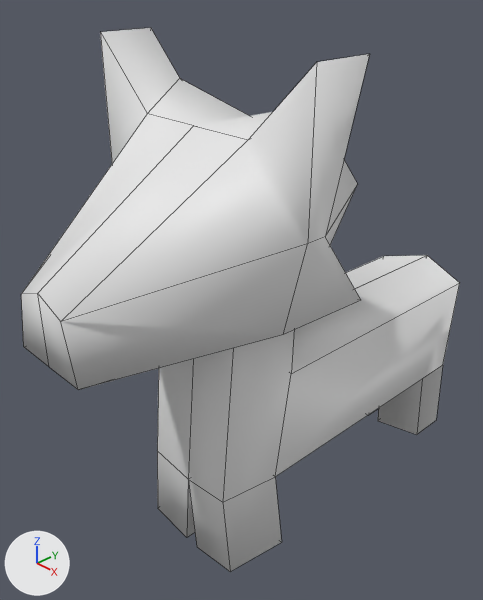
A saved change to the Blender file assets/objects/dogthing.blend.
One viewpoint serves both versions: a camera (50 mm lens) standing at (0.415, -0.466, 0.57) and looking at (-0.031, -0.042, 0.252). The lights are fixed; the arrows at lower left show +X, +Y and +Z. Mesh edges are drawn as thin lines. Materials are left out; every surface is plain grey.
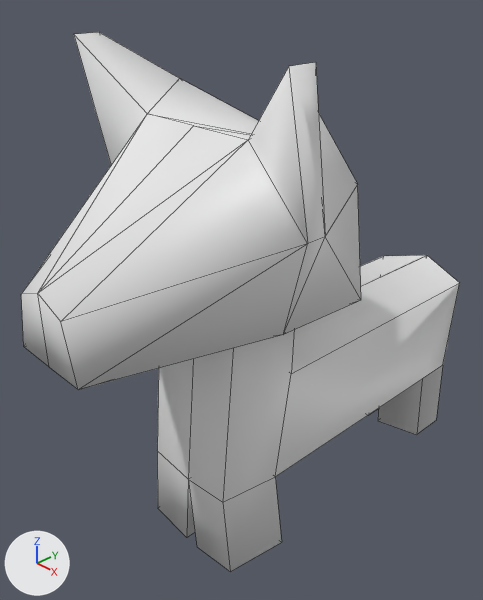
Where the change shows, as pixel boxes (x1, y1, x2, y2) in the pictures (483 x 600 px):
'Cube', reshaped
    before: (21, 28, 459, 572)
    after: (21, 32, 459, 572)
part 1 of me_cube, built on
    before: (35, 28, 414, 390)
    after: (35, 32, 361, 390)

The edits, one by one:
me_cube is used by ob_cube; location (0.0, 0.0, 0.0); scale (0.124, 0.124, 0.124).
me_cube had 55 vertices, 45 faces and spanned x 0.0..1.0, y -2.21..2.09, z 0.0..4.09.
me_cube now has 56 vertices, 55 faces and spans x 0.0..1.0, y -2.21..2.09, z 0.0..4.09.
Part 1, on me_cube:
16 faces are deleted.
2 vertices move from x 1.0, y -1.0..-0.56, z 4.09 to x 1.0, y -1.21..-1.01, z 4.09.
1 vertex is added at (0.05, -0.08, 3.35).
26 new faces join them.
